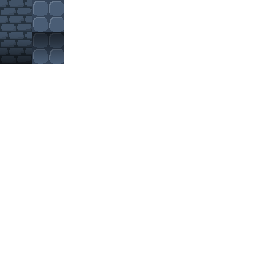
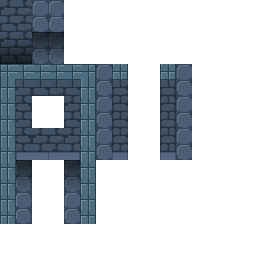
Layers edited between the first and the second 256×256 image:
painted on "Laag 2" over [0, 64, 192, 224]
